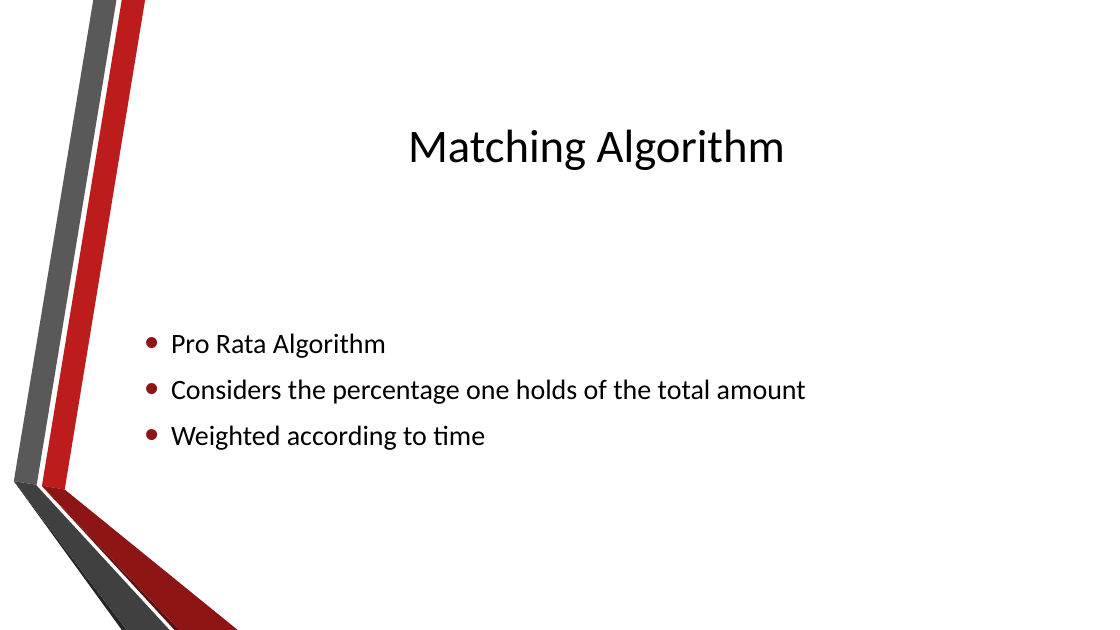
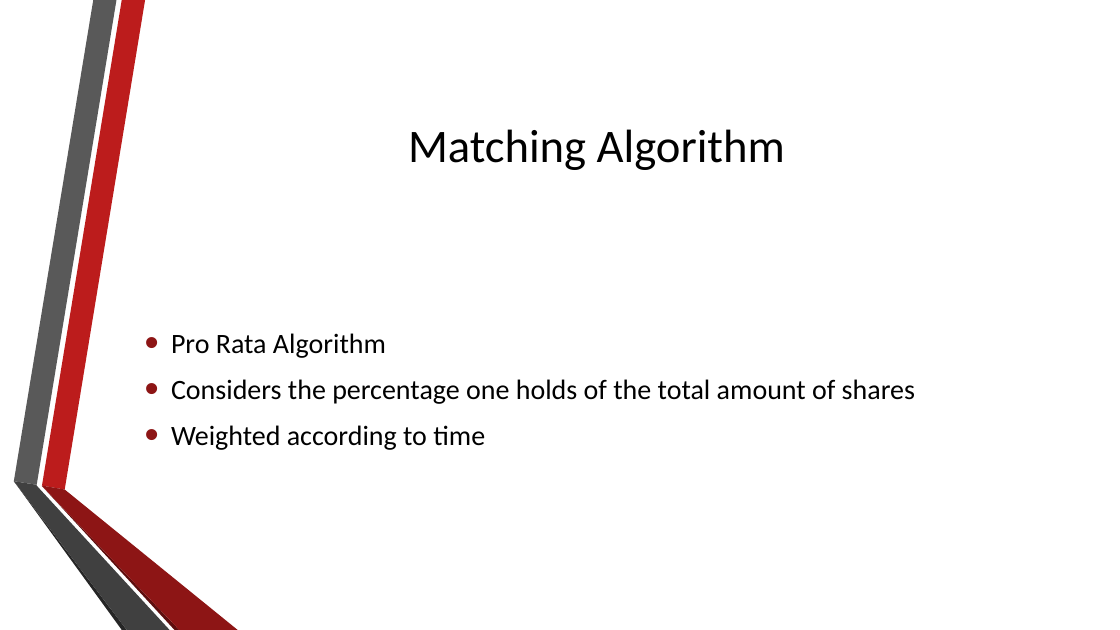
Before and after one commit to agoscinski/FinanceServiceComputing, a slide deck: slide 4 of presentations/ExchangeSimulator2.pptx. Drawn at 1120x630 pixels with LibreOffice and Linux fonts; fonts in the diff are those of the drawing; background and template pictures are left out. Boxes give left, top, right and bottom in pixels: in the first picture for what was removed or moved away, otherwise in the second. Text is boxed around its words. In the diff, an @@ line names an element or a change of style, - is before the commit and + after.

Commit message:
presentation

```diff
--- a/presentations/ExchangeSimulator2.pptx
+++ b/presentations/ExchangeSimulator2.pptx
@@ text at [171, 379, 915, 404]: text changed @@
-• Considers the percentage one holds of the total amount
+• Considers the percentage one holds of the total amount of shares
```
Also in this commit, not shown: 1 slide added.
